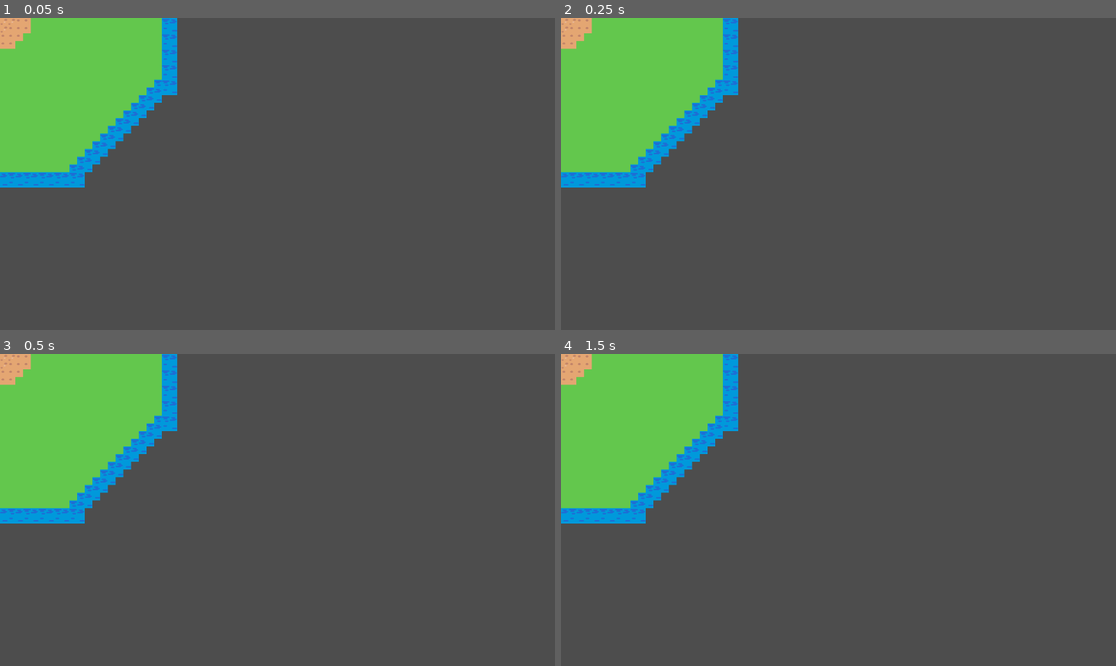
Above: before the commit, frames 1-4 (two rows, left to right).
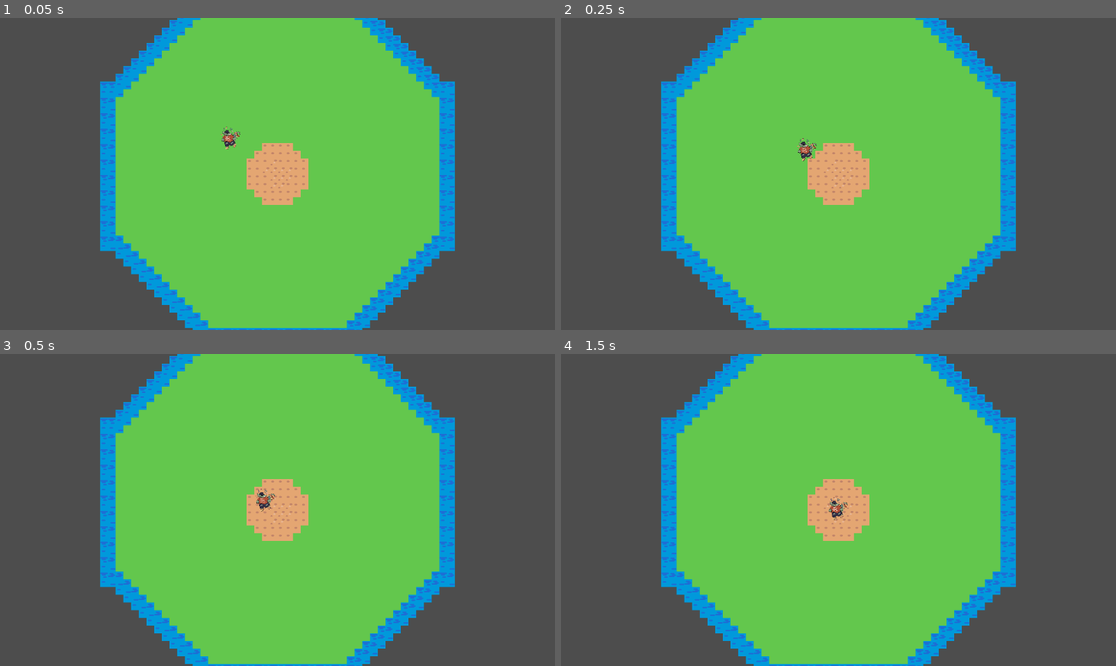
Above: after the commit, the same moments.

Repository: archimbald4488/FGJ2025
Game: Godot game, scene res://scenes/map.tscn
The game is run twice, just before and just after one commit, with the same random seed, the same clock (stepped at 60 frames per second) and the same inputs. Before the commit the project has no main scene; this scene is started directly in both runs.
Inputs:
- Up to frame 1 (0.05 s): no input
- Up to frame 2 (0.25 s): no input
- Up to frame 3 (0.5 s): no input
- Up to frame 4 (1.5 s): tap Enter at 1.25 s

The runs differ from the first frame. In frame 1, 66% of the frame differs, in the area x 0-82%, y 0-100%; in frame 2, 66%; in frame 3, 66%; in frame 4, 66%.

Commit message:
Lisko enemy in map

Diff:
--- a/project.godot
+++ b/project.godot
@@ -11,6 +11,7 @@
 [application]
 
 config/name="fgj2025"
+run/main_scene="res://scenes/map.tscn"
 config/features=PackedStringArray("4.3", "Forward Plus")
 config/icon="res://icon.svg"
 
--- a/scenes/enemies/lisko_enemy.gd
+++ b/scenes/enemies/lisko_enemy.gd
@@ -6,6 +6,7 @@
 @onready var navigation_agent: NavigationAgent2D = $NavigationAgent2D
 
 func _ready():
+	print("hello!")
 	# These values need to be adjusted for the actor's speed
 	# and the navigation layout.
 	navigation_agent.path_desired_distance = 4.0
@@ -13,6 +14,8 @@
 
 	# Make sure to not await during _ready.
 	actor_setup.call_deferred()
+	movement_target_position = Vector2(0,0)
+	set_movement_target(movement_target_position)
 
 func actor_setup():
 	# Wait for the first physics frame so the NavigationServer can sync.
@@ -23,7 +26,12 @@
 
 # feed player target here
 func set_movement_target(movement_target: Vector2):
+
+	print("Setting target position to: ", movement_target)
 	navigation_agent.target_position = movement_target
+
+	navigation_agent.target_position = movement_target
+
 
 func _physics_process(delta):
 	if navigation_agent.is_navigation_finished():
--- a/scenes/enemies/lisko_enemy.tscn
+++ b/scenes/enemies/lisko_enemy.tscn
@@ -1,7 +1,6 @@
-[gd_scene load_steps=4 format=3 uid="uid://d4lg643btasi1"]
+[gd_scene load_steps=3 format=3 uid="uid://d4lg643btasi1"]
 
 [ext_resource type="Texture2D" uid="uid://0bd7q8qfrrb" path="res://assets/FGJ Assets/02. Characters/FGJ25_Diplocaulus3.PNG" id="1_0f3ec"]
-[ext_resource type="Script" path="res://lisko_enemy.gd" id="1_u6k1c"]
 
 [sub_resource type="CapsuleShape2D" id="CapsuleShape2D_vqcsq"]
 radius = 192.05
@@ -10,7 +9,6 @@
 [node name="LiskoEnemy" type="CharacterBody2D"]
 collision_mask = 0
 motion_mode = 1
-script = ExtResource("1_u6k1c")
 metadata/_edit_group_ = true
 
 [node name="CollisionShape2D" type="CollisionShape2D" parent="."]
--- a/scenes/map.tscn
+++ b/scenes/map.tscn
@@ -1,6 +1,13 @@
-[gd_scene load_steps=4 format=3 uid="uid://hmga23hvrsvb"]
+[gd_scene load_steps=7 format=3 uid="uid://hmga23hvrsvb"]
 
 [ext_resource type="Texture2D" uid="uid://b5hsebu8w1nbh" path="res://assets/Sunnyside assets/TILESET/SunnysideWorld_Tileset_V0.1.png" id="1_lkicu"]
+[ext_resource type="PackedScene" uid="uid://d4lg643btasi1" path="res://scenes/enemies/lisko_enemy.tscn" id="2_krtyf"]
+[ext_resource type="Script" path="res://scenes/enemies/lisko_enemy.gd" id="3_0tgtj"]
+
+[sub_resource type="NavigationPolygon" id="NavigationPolygon_843qe"]
+vertices = PackedVector2Array(301.063, -134.813, 304.93, 113.031, 124.828, 299.906, -124.844, 295.07, -311.898, 111.891, -306.094, -146.648, -126.969, -319, 117.844, -319)
+polygons = Array[PackedInt32Array]([PackedInt32Array(0, 1, 2, 3, 4, 5, 6, 7)])
+outlines = Array[PackedVector2Array]([PackedVector2Array(-316, -151, -322, 116, -129, 305, 129, 310, 315, 117, 311, -139, 122, -329, -131, -329)])
 
 [sub_resource type="TileSetAtlasSource" id="TileSetAtlasSource_0sjg1"]
 texture = ExtResource("1_lkicu")
@@ -430,7 +437,18 @@
 
 [node name="Map" type="Node2D"]
 
+[node name="NavigationRegion2D" type="NavigationRegion2D" parent="."]
+navigation_polygon = SubResource("NavigationPolygon_843qe")
+metadata/_edit_lock_ = true
+
 [node name="TileMap" type="TileMap" parent="."]
 tile_set = SubResource("TileSet_hu0nq")
 format = 2
 layer_0/tile_data = PackedInt32Array(-1, 983040, 4, -65536, 983040, 4, 0, 983040, 4, 65535, 983040, 4, 131070, 1048576, …(36282 unchanged characters)…
+
+[node name="LiskoEnemy" parent="." instance=ExtResource("2_krtyf")]
+position = Vector2(-104, -78)
+scale = Vector2(0.1, 0.1)
+script = ExtResource("3_0tgtj")
+
+[node name="Camera2D" type="Camera2D" parent="."]
